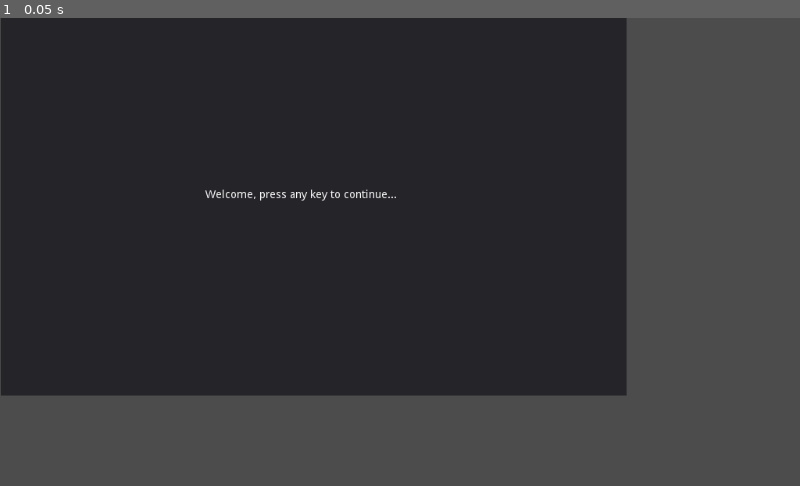
Above: before the commit, frame 1.
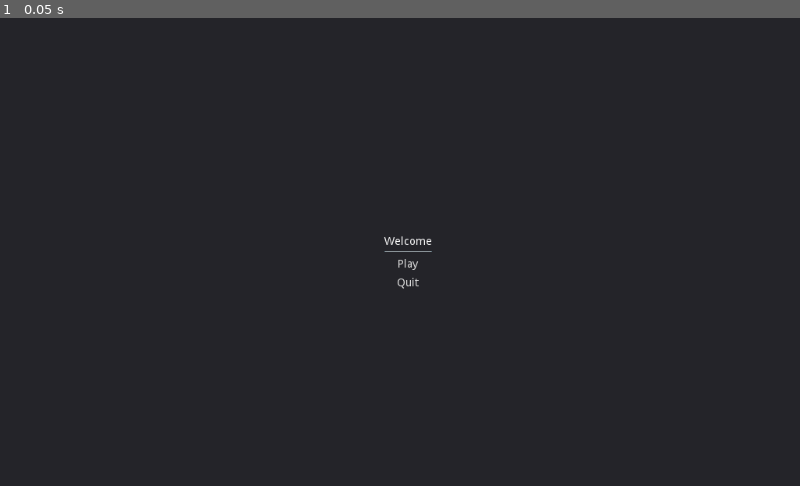
Above: after the commit, the same moment.

Repository: KevinDeLaTorre/CardGameGodot
Game: Godot game, scene res://MainMenu.tscn
Two runs of this game, one before a commit and one after it. Both use one fixed random seed, a clock stepped at 60 frames per second and the inputs below. Before the commit the project starts from res://Welcome.tscn.
Inputs:
- Up to frame 1 (0.05 s): no input

The runs differ from the first frame. In frame 1, 37% of the frame differs, in the area x 0-100%, y 0-100%.

Commit message:
Working on main menu scene

Diff:
--- /dev/null
+++ b/MainMenu.gd
@@ -0,0 +1,8 @@
+extends Control
+
+func _ready():
+	pass
+
+
+func _on_btnQuit_pressed():
+	 get_tree().quit()
--- /dev/null
+++ b/MainMenu.tscn
@@ -0,0 +1,139 @@
+[gd_scene load_steps=3 format=2]
+
+[ext_resource path="res://MainMenu.gd" type="Script" id=1]
+[ext_resource path="res://btnQuit.gd" type="Script" id=2]
+
+[node name="Ui" type="Control" index="0"]
+
+anchor_left = 0.0
+anchor_top = 0.0
+anchor_right = 1.0
+anchor_bottom = 1.0
+rect_pivot_offset = Vector2( 0, 0 )
+rect_clip_content = false
+mouse_filter = 0
+mouse_default_cursor_shape = 0
+size_flags_horizontal = 1
+size_flags_vertical = 1
+script = ExtResource( 1 )
+_sections_unfolded = [ "Rect" ]
+
+[node name="Panel" type="Panel" parent="." index="0"]
+
+anchor_left = 0.0
+anchor_top = 0.0
+anchor_right = 1.0
+anchor_bottom = 1.0
+rect_pivot_offset = Vector2( 0, 0 )
+rect_clip_content = false
+mouse_filter = 0
+mouse_default_cursor_shape = 0
+size_flags_horizontal = 1
+size_flags_vertical = 1
+_sections_unfolded = [ "Grow Direction", "Rect" ]
+
+[node name="VBoxContainer" type="VBoxContainer" parent="Panel" index="0"]
+
+anchor_left = 0.5
+anchor_top = 0.5
+anchor_right = 0.5
+anchor_bottom = 0.5
+margin_left = -20.0
+margin_top = -20.0
+margin_right = 20.0
+margin_bottom = 20.0
+rect_pivot_offset = Vector2( 0, 0 )
+rect_clip_content = false
+mouse_filter = 1
+mouse_default_cursor_shape = 0
+size_flags_horizontal = 1
+size_flags_vertical = 1
+alignment = 0
+
+[node name="lblWelcome" type="Label" parent="Panel/VBoxContainer" index="0"]
+
+anchor_left = 0.0
+anchor_top = 0.0
+anchor_right = 0.0
+anchor_bottom = 0.0
+margin_right = 61.0
+margin_bottom = 14.0
+rect_pivot_offset = Vector2( 0, 0 )
+rect_clip_content = false
+mouse_filter = 2
+mouse_default_cursor_shape = 0
+size_flags_horizontal = 1
+size_flags_vertical = 4
+text = "Welcome"
+percent_visible = 1.0
+lines_skipped = 0
+max_lines_visible = -1
+
+[node name="HSeparator" type="HSeparator" parent="Panel/VBoxContainer" index="1"]
+
+anchor_left = 0.0
+anchor_top = 0.0
+anchor_right = 0.0
+anchor_bottom = 0.0
+margin_top = 18.0
+margin_right = 61.0
+margin_bottom = 22.0
+rect_pivot_offset = Vector2( 0, 0 )
+rect_clip_content = false
+mouse_filter = 0
+mouse_default_cursor_shape = 0
+size_flags_horizontal = 1
+size_flags_vertical = 1
+
+[node name="btnPlay" type="MenuButton" parent="Panel/VBoxContainer" index="2"]
+
+anchor_left = 0.0
+anchor_top = 0.0
+anchor_right = 0.0
+anchor_bottom = 0.0
+margin_top = 26.0
+margin_right = 61.0
+margin_bottom = 46.0
+rect_pivot_offset = Vector2( 0, 0 )
+rect_clip_content = false
+mouse_filter = 0
+mouse_default_cursor_shape = 0
+size_flags_horizontal = 1
+size_flags_vertical = 1
+toggle_mode = false
+action_mode = 0
+enabled_focus_mode = 0
+shortcut = null
+group = null
+text = "Play"
+flat = true
+align = 1
+items = [  ]
+
+[node name="btnQuit" type="MenuButton" parent="Panel/VBoxContainer" index="3"]
+
+anchor_left = 0.0
+anchor_top = 0.0
+anchor_right = 0.0
+anchor_bottom = 0.0
+margin_top = 50.0
+margin_right = 61.0
+margin_bottom = 70.0
+rect_pivot_offset = Vector2( 0, 0 )
+rect_clip_content = false
+mouse_filter = 0
+mouse_default_cursor_shape = 0
+size_flags_horizontal = 1
+size_flags_vertical = 1
+toggle_mode = false
+action_mode = 0
+enabled_focus_mode = 0
+shortcut = null
+group = null
+text = "Quit"
+flat = true
+align = 1
+items = [  ]
+script = ExtResource( 2 )
+
+[connection signal="pressed" from="Panel/VBoxContainer/btnQuit" to="." method="_on_btnQuit_pressed"]
--- /dev/null
+++ b/btnQuit.gd
@@ -0,0 +1,4 @@
+extends MenuButton
+
+func _ready():
+	pass
--- /dev/null
+++ b/cards/cards.json
@@ -0,0 +1,22 @@
+{
+	"0": {
+		"name": "Soldier",
+		"text": "It ain't much but it's honest work",
+		"type": "minion",
+		"health": 2,
+		"attack": 2,
+		"cost" : 2,
+		"artwork" : "0.png",
+		"components": {}
+	},
+	"1": {
+		"name": "Fireball",
+		"text": "Fuego - Deal 2 damage to target",
+		"type": "spell",
+		"cost": "2",
+		"artwork": "1.png",
+		"components": {
+			"damageTarget": 2
+		}
+	}
+}
--- a/project.godot
+++ b/project.godot
@@ -11,7 +11,7 @@
 [application]
 
 config/name="CardGame"
-run/main_scene="res://Welcome.tscn"
+run/main_scene="res://MainMenu.tscn"
 config/icon="res://icon.png"
 
 [rendering]
